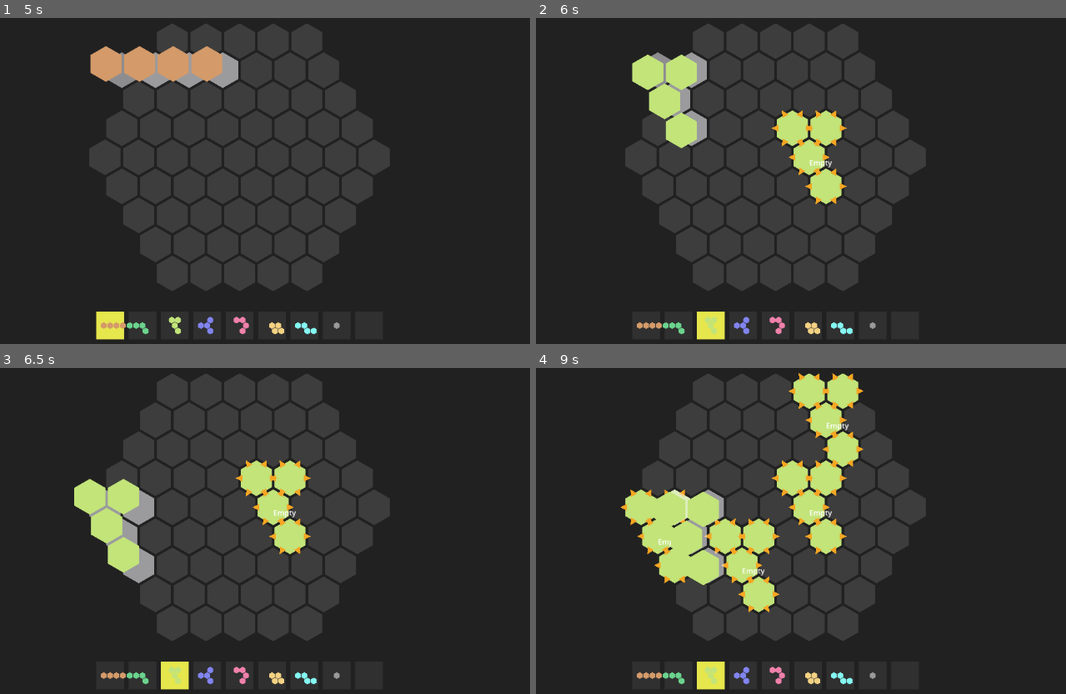
Above: before the commit, frames 1-4 (two rows, left to right).
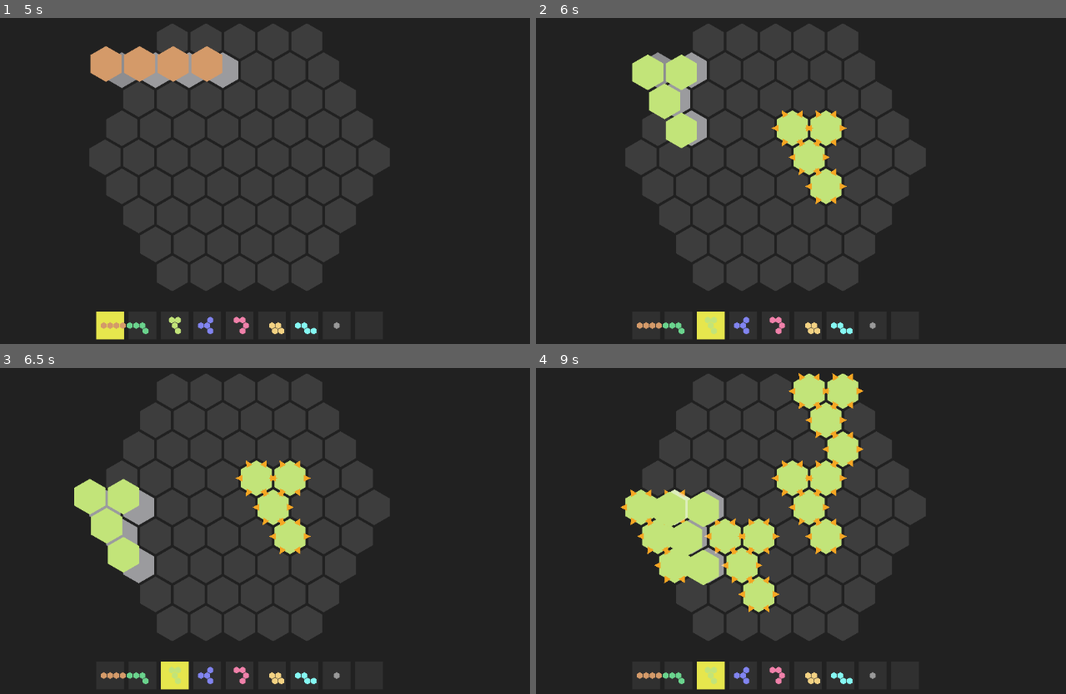
Above: after the commit, the same moments.

Repository: shuhei0916/hex-world
Game: Godot game, scene res://scenes/main/main.tscn
The game is run twice, just before and just after one commit, with the same random seed, the same clock (stepped at 60 frames per second) and the same inputs.
Inputs (mouse positions are in pixels of both pictures, inside the frame that each line leads up to):
- Up to frame 1 (5 s): tap Enter at 0.5, 2, 3.5 s; move the mouse to (386, 138) at 0.52 s; hold R (rotate_piece) 0.53-1.25 s; click (386, 138) at 0.67 s; tap Space at 1.25, 2.75, 4.25 s; drag from (106, 174) to (206, 233) at 1.27 s; move the mouse to (307, 76) at 2.02 s; tap Alt at 2.1 s; click (307, 76) at 2.17 s; drag from (206, 233) to (42, 102) at 2.77 s; move the mouse to (439, 213) at 3.52 s; tap 1 at 3.6 s; click (439, 213) at 3.67 s; drag from (42, 102) to (137, 63) at 4.27 s
- Up to frame 2 (6 s): move the mouse to (806, 158) at 5.02 s; tap 3 at 5.1 s; click (806, 158) at 5.17 s; drag from (673, 63) to (642, 174) at 5.77 s
- Up to frame 3 (6.5 s): no input
- Up to frame 4 (9 s): move the mouse to (922, 488) at 6.52 s; hold Shift 6.53-7.25 s; click (922, 488) at 6.67 s; drag from (642, 524) to (742, 583) at 7.27 s; move the mouse to (843, 426) at 8.02 s; tap Ctrl at 8.1 s; click (843, 426) at 8.17 s; drag from (742, 583) to (578, 452) at 8.77 s

Frame 1 is identical in both runs. In frame 2, less than 0.1% of the frame differs, in the area x 51-56%, y 43-46%; in frame 3, less than 0.1%; in frame 4, 0.2%, in the area x 23-60%, y 16-64%.

Commit message:
feat: visualize piece status with icons and progress bar, implement ItemDB

Diff:
--- a/project.godot
+++ b/project.godot
@@ -15,6 +15,10 @@
 config/features=PackedStringArray("4.5", "Forward Plus")
 config/icon="uid://faqbk150qifl"
 
+[autoload]
+
+ItemDB="*res://scenes/utils/item_db.gd"
+
 [editor_plugins]
 
 enabled=PackedStringArray("res://addons/gut/plugin.cfg")
--- a/scenes/components/piece/piece.gd
+++ b/scenes/components/piece/piece.gd
@@ -25,7 +25,10 @@
 var transfer_rate: float = 1.0
 var transfer_cooldown: float = 0.0
 
-@onready var inventory_label: Label = get_node_or_null("InventoryLabel")
+var count_label: Label
+
+@onready var status_icon: Sprite2D = get_node_or_null("StatusIcon")
+@onready var progress_bar: ProgressBar = get_node_or_null("CraftingProgressBar")
 
 
 func setup(data: Dictionary):
@@ -54,24 +57,80 @@
 				if h is Hex:
 					hex_coordinates.append(h)
 
+	_update_visuals()
+
+
+func _ready():
+	count_label = status_icon.get_node_or_null("CountLabel") if status_icon else null
+	_update_visuals()
+
 
 func set_recipe(recipe: Recipe):
 	current_recipe = recipe
 	processing_progress = 0.0
+	_update_visuals()
+
+
+func _update_visuals():
+	if not status_icon:
+		return
+
+	var item_id = ""
+
+	# 表示すべきアイテムを決定
+	if piece_type == PieceShapes.PieceType.BAR:
+		item_id = "iron_ore"
+	elif current_recipe:
+		# 最初の出力アイテムを代表アイコンとする
+		var outputs = current_recipe.outputs.keys()
+		if not outputs.is_empty():
+			item_id = outputs[0]
+	else:
+		# レシピがない場合（Chest等）、最も多いアイテムを表示
+		var max_count = 0
+		var all_items = []
+		all_items.append_array(input_inventory.keys())
+		all_items.append_array(output_inventory.keys())
+
+		for key in all_items:
+			var c = get_item_count(key)
+			if c > max_count:
+				max_count = c
+				item_id = key
+
+	# アイコン更新
+	if item_id != "":
+		var item_def = ItemDB.get_item(item_id)
+		if item_def:
+			status_icon.texture = item_def.icon
+			status_icon.visible = true
+
+			# 数量ラベル更新
+			if count_label:
+				var count = get_item_count(item_id)
+				if count > 0:
+					count_label.text = str(count)
+					count_label.visible = true
+				else:
+					count_label.visible = false
+		else:
+			status_icon.visible = false
+	else:
+		status_icon.visible = false
 
 
 func add_item(item_name: String, amount: int):
 	if not input_inventory.has(item_name):
 		input_inventory[item_name] = 0
 	input_inventory[item_name] += amount
-	_update_display()
+	_update_visuals()
 
 
 func add_to_output(item_name: String, amount: int):
 	if not output_inventory.has(item_name):
 		output_inventory[item_name] = 0
 	output_inventory[item_name] += amount
-	_update_display()
+	_update_visuals()
 
 
 func get_item_count(item_name: String) -> int:
@@ -91,13 +150,26 @@
 	# BARタイプは採掘機として振る舞う
 	if piece_type == PieceShapes.PieceType.BAR:
 		processing_state += delta
+		if progress_bar:
+			progress_bar.visible = true
+			progress_bar.max_value = 1.0
+			progress_bar.value = processing_state
+
 		if processing_state >= 1.0:
 			add_to_output("iron_ore", 1)
 			processing_state -= 1.0
+	else:
+		# 採掘機以外で加工もしていない場合はバーを隠す（後述の加工ロジックで表示される）
+		if not current_recipe and progress_bar:
+			progress_bar.visible = false
 
 	# 加工ロジック
 	if current_recipe:
 		_process_crafting(delta)
+		if progress_bar:
+			progress_bar.visible = processing_progress > 0
+			progress_bar.max_value = current_recipe.craft_time
+			progress_bar.value = processing_progress
 
 	# CHESTタイプはアイテムを保持するだけ（自分からは配らない）
 	if piece_type == PieceShapes.PieceType.CHEST:
@@ -269,7 +341,7 @@
 		input_inventory[item_name] -= amount
 		if input_inventory[item_name] <= 0:
 			input_inventory.erase(item_name)
-		_update_display()
+		_update_visuals()
 
 
 func _consume_output(item_name: String, amount: int):
@@ -277,25 +349,4 @@
 		output_inventory[item_name] -= amount
 		if output_inventory[item_name] <= 0:
 			output_inventory.erase(item_name)
-		_update_display()
-
-
-func _update_display():
-	if not inventory_label:
-		inventory_label = get_node_or_null("InventoryLabel")
-
-	if not inventory_label:
-		return
-
-	var text = ""
-	if not input_inventory.is_empty():
-		text += "In:\n"
-		for item in input_inventory:
-			text += " %s: %d\n" % [item, input_inventory[item]]
-
-	if not output_inventory.is_empty():
-		text += "Out:\n"
-		for item in output_inventory:
-			text += " %s: %d\n" % [item, output_inventory[item]]
-
-	inventory_label.text = text.strip_edges()
+		_update_visuals()
--- a/scenes/components/piece/piece.tscn
+++ b/scenes/components/piece/piece.tscn
@@ -5,8 +5,25 @@
 [node name="Piece" type="Node2D"]
 script = ExtResource("1_piece")
 
-[node name="InventoryLabel" type="Label" parent="."]
+[node name="StatusIcon" type="Sprite2D" parent="."]
+scale = Vector2(0.5, 0.5)
+
+[node name="CountLabel" type="Label" parent="StatusIcon"]
+offset_left = 0.0
+offset_top = 0.0
 offset_right = 40.0
 offset_bottom = 23.0
-text = "Empty
-"
+theme_override_colors/font_outline_color = Color(0, 0, 0, 1)
+theme_override_constants/outline_size = 4
+theme_override_font_sizes/font_size = 32
+text = "0"
+horizontal_alignment = 2
+vertical_alignment = 2
+
+[node name="CraftingProgressBar" type="ProgressBar" parent="."]
+visible = false
+offset_left = -20.0
+offset_top = -30.0
+offset_right = 20.0
+offset_bottom = -23.0
+show_percentage = false
--- /dev/null
+++ b/scenes/utils/item_db.gd
@@ -0,0 +1,39 @@
+extends Node
+
+
+class ItemDefinition:
+	var id: String
+	var display_name: String
+	var icon: Texture2D
+
+	func _init(id_val: String, name_val: String, icon_val: Texture2D):
+		id = id_val
+		display_name = name_val
+		icon = icon_val
+
+
+var _items = {}
+
+
+func _ready():
+	_register_defaults()
+
+
+func _register_defaults():
+	register_item(
+		ItemDefinition.new("iron_ore", "Iron Ore", load("res://assets/items/iron_ore.png"))
+	)
+	register_item(
+		ItemDefinition.new("iron_ingot", "Iron Ingot", load("res://assets/items/iron_ingot.png"))
+	)
+	register_item(
+		ItemDefinition.new("iron_plate", "Iron Plate", load("res://assets/items/iron_plate.png"))
+	)
+
+
+func register_item(item: ItemDefinition):
+	_items[item.id] = item
+
+
+func get_item(id: String) -> ItemDefinition:
+	return _items.get(id)
--- /dev/null
+++ b/tests/test_item_db.gd
@@ -0,0 +1,13 @@
+extends GutTest
+
+
+func test_アイテム定義を取得できる():
+	var item_def = ItemDB.get_item("iron_ore")
+	assert_not_null(item_def, "Should retrieve item definition")
+	assert_eq(item_def.id, "iron_ore")
+	assert_not_null(item_def.icon, "Item should have an icon")
+
+
+func test_存在しないアイテムはnullを返す():
+	var item_def = ItemDB.get_item("non_existent_item")
+	assert_null(item_def, "Should return null for unknown items")
--- a/tests/test_piece.gd
+++ b/tests/test_piece.gd
@@ -7,7 +7,8 @@
 
 
 func before_each():
-	piece = Piece.new()
+	var scene = load("res://scenes/components/piece/piece.tscn")
+	piece = scene.instantiate()
 	add_child_autofree(piece)
 
 
@@ -52,17 +53,15 @@
 
 
 func test_アイテム追加時にラベルが更新される():
-	# InventoryLabelをダミーで作成して追加
-	var label = Label.new()
-	label.name = "InventoryLabel"
-	piece.add_child(label)
-
-	# アイテム追加
-	piece.add_item("iron", 10)
-
-	# ラベルのテキストを確認
-	assert_true("iron" in label.text, "Label should contain item name")
-	assert_true("10" in label.text, "Label should contain item count")
+	# アイテム追加 (ItemDBにあるアイテムを使用)
+	piece.add_item("iron_ore", 10)
+
+	# アイコンと数量ラベルが表示されることを確認
+	assert_true(piece.status_icon.visible, "Status icon should be visible")
+
+	var count_label = piece.status_icon.get_node("CountLabel")
+	assert_true(count_label.visible, "Count label should be visible")
+	assert_eq(count_label.text, "10", "Count label should show item count")
 
 
 func test_BARタイプは時間経過で鉄を生産する():
Not shown, changed: todo.md
